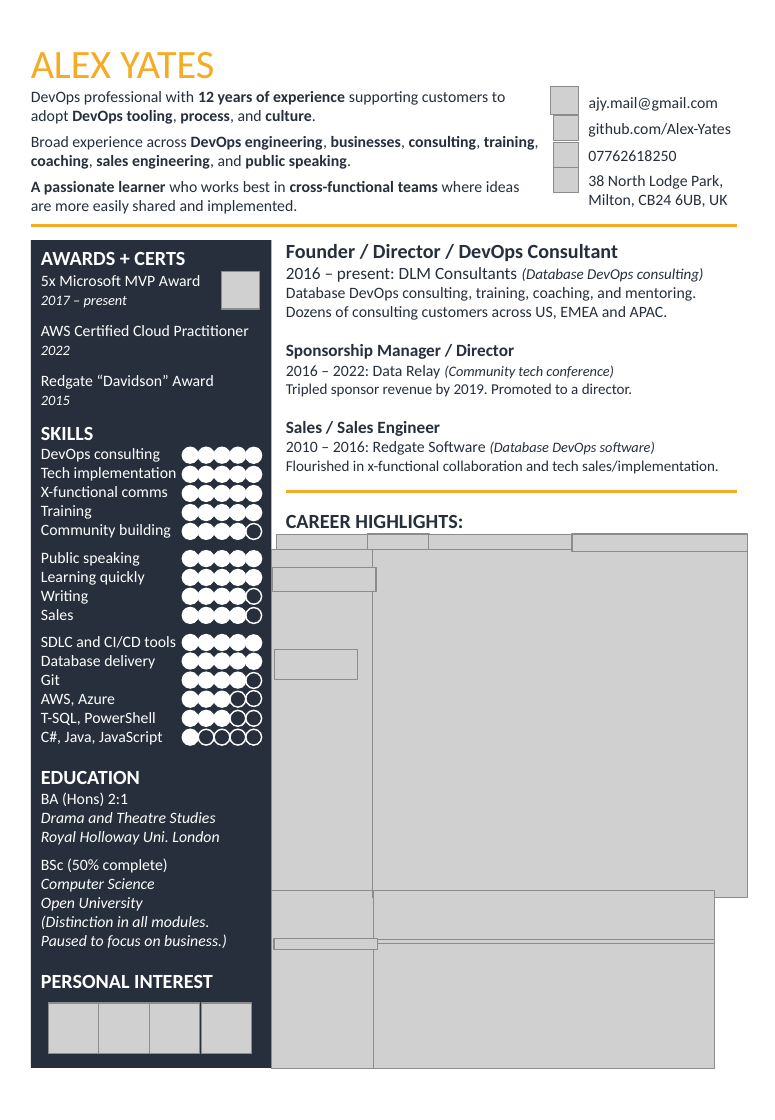
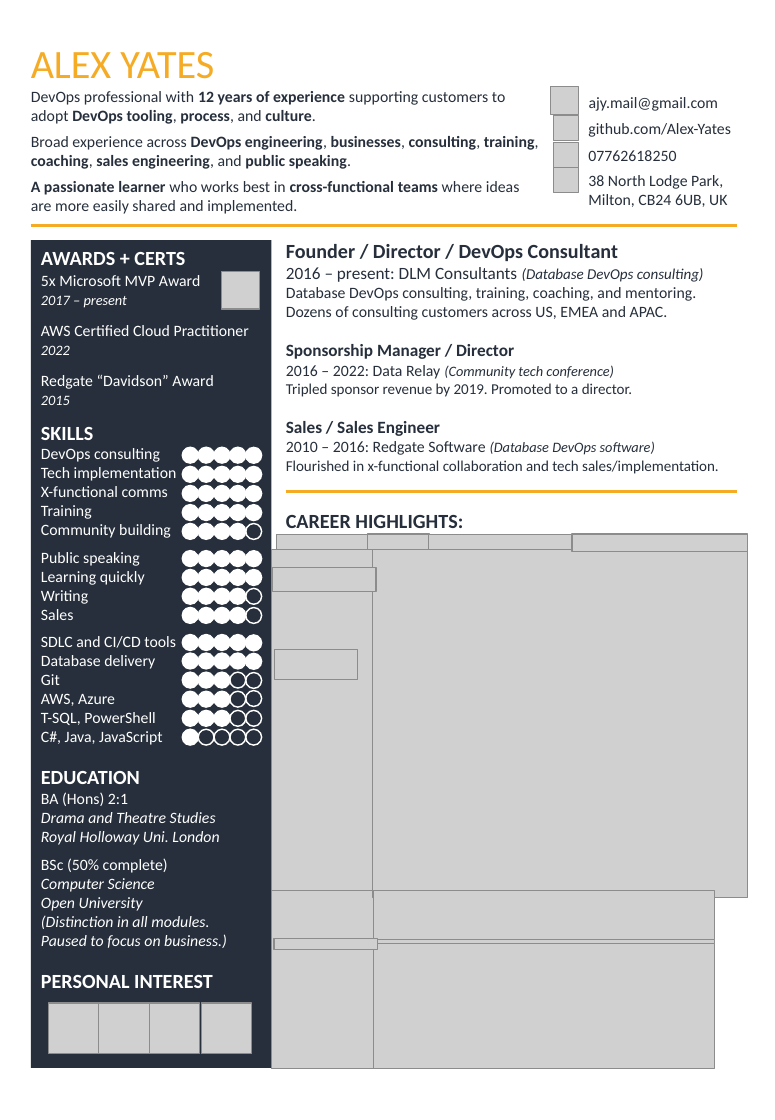
Before and after one commit to Alex-Yates/curriculum-vitae, a slide deck: slide 1 of src/CV_AlexYates_EMEA.pptx. Drawn at 775x1120 pixels with LibreOffice and Linux fonts; fonts in the diff are those of the drawing; grey boxes stand for pictures; background and template pictures are left out. Boxes give left, top, right and bottom in pixels: in the first picture for what was removed or moved away, otherwise in the second. Text is boxed around its words. In the diff, an @@ line names an element or a change of style, - is before the commit and + after.

```diff
--- a/src/CV_AlexYates_EMEA.pptx
+++ b/src/CV_AlexYates_EMEA.pptx
@@ ellipse at (230, 672, 246, 687): fill #FFFFFF to none @@
```
Also in this commit, not shown: 3 other files.
